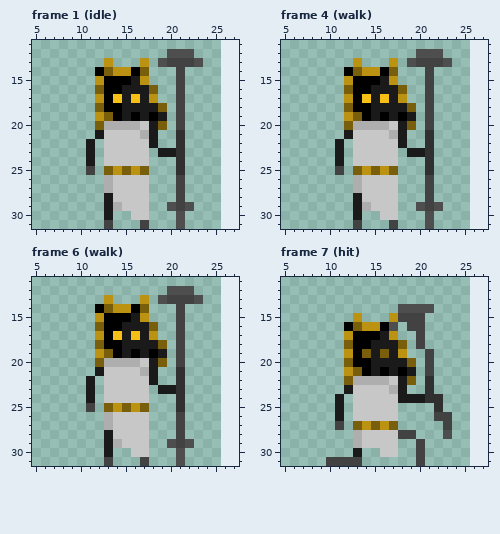
Two states of a pixel-art file, sinkdungeon_resource/OtherTexure/monsterase/monster003anim000.aseprite. This is how it looked before the edit.
21x21 pixels, 13 frames. Shown: frame 1 (idle): x 5..27, y 11..31; frame 4 (walk): x 5..27, y 11..31; frame 6 (walk): x 5..27, y 11..31; frame 7 (hit): x 5..27, y 11..31. The old version is drawn lined up with the new one, on the new canvas. The commit also changed other frames, which this record leaves out.
New version:
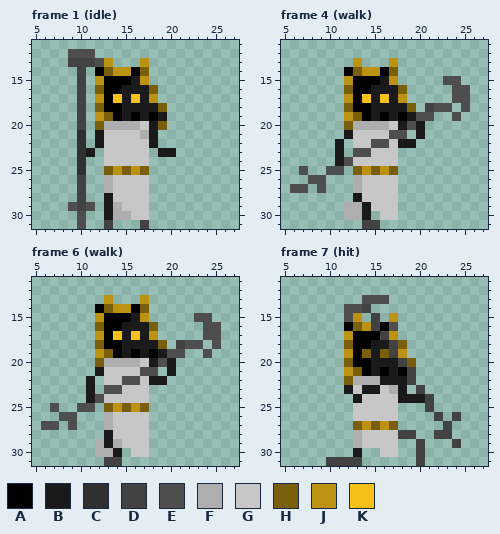
Palette (. is transparent): A #000000  B #1a1a1a  C #303030  D #424242  E #4e4e4e  F #aeaeae  G #c7c7c7  H #795e0b  J #bb9211  K #f7c017
Change:
canvas 21x21 -> 32x32, the old top-left corner now at 5,11
Changed rows in their new state; - is an unchanged pixel.
Frame 1 (idle):
first column x 9:
12 EEE--------...-
13 DDDE------.....
14 -D----------.--
15 -D----------.--
16 -D----------.--
17 -D----------.--
18 -D----------.--
19 -D----------.--
20 -D----------.--
21 -C----------.--
22 -C.B--------.--
23 -C----------.--
24 -C.---------.--
25 -C.---------.--
26 -D----------.--
27 -D----------.--
28 -D----------.--
29 EDE--------...-
30 -E---FF-----.--
31 -E----------.--
Frame 4 (walk):
first column x 6:
12 --------------...---
13 -------------.....--
14 ---------------.----
15 ---------------.-EE-
16 ---------------.--EE
17 ---------------.--EE
18 ----------------EE-E
19 --------------EE--E-
20 -------------EB.----
21 -----------EE-B.----
22 ---------EE--B-.----
23 -------EE----...----
24 ------E--------.----
25 -E--EE---------.----
26 --EE-----------.----
27 EE-E-----------.----
28 ---------------.----
29 ------FFB-----...---
30 ------FFB------.----
31 -------.DD-.---.----
Frame 6 (walk):
first column x 6:
12 --------------...---
13 -------------.....--
14 ---------------.----
15 ---------------.-EE-
16 ---------------.--EE
17 ---------------.--EE
18 ----------------EE-E
19 --------------EE--E-
20 -------------EB.----
21 -----------EE-B.----
22 ---------EE--B-.----
23 -------EE----...----
24 ------E--------.----
25 -E--EE---------.----
26 --EE-----------.----
27 EE-E-----------.----
28 ---------------.----
29 ------F-------...---
30 ------FFB------.----
31 --------D--.---.----
Frame 7 (hit):
first column x 11:
13 ---EEE--------
14 -EED---....---
15 -E--D--...----
16 ----D---..----
17 -----D---.----
18 ------D--.----
19 ------D---.---
20 -------D--.---
21 --------D-.---
22 -----BB-D-.---
23 ---BB----D.---
24 .-B-------D.--
25 .---------D.--
26 .-----------.D
27 .-------------
28 -----------DD-
29 -------------D
Pixel boxes of the changes (left, top, right, bottom) in both pictures:
changed: (68, 49, 131, 229)
erased: (158, 49, 203, 229)
changed: (290, 49, 470, 229)
changed: (41, 286, 221, 466)
changed: (335, 295, 461, 448)
